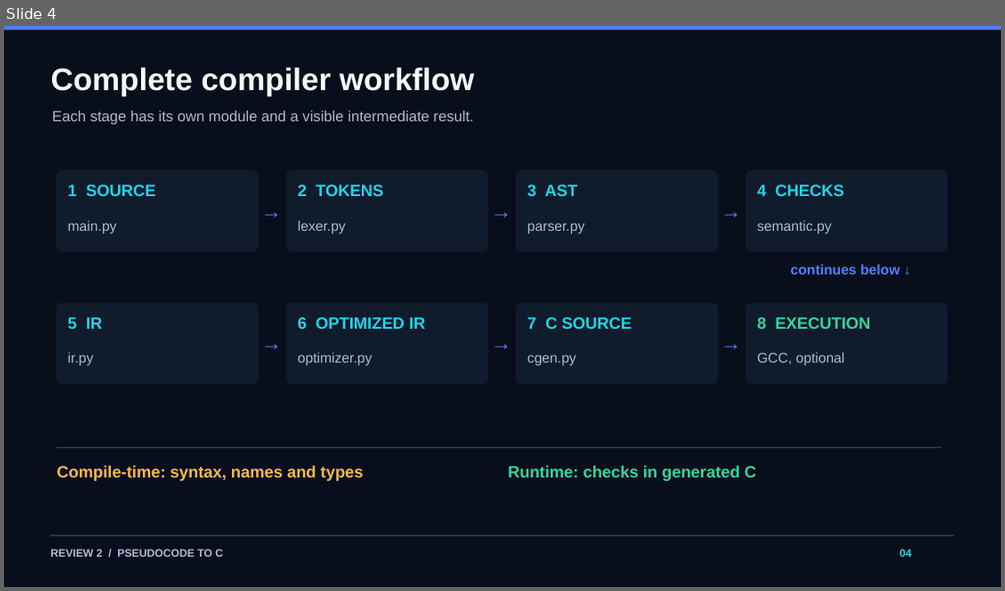
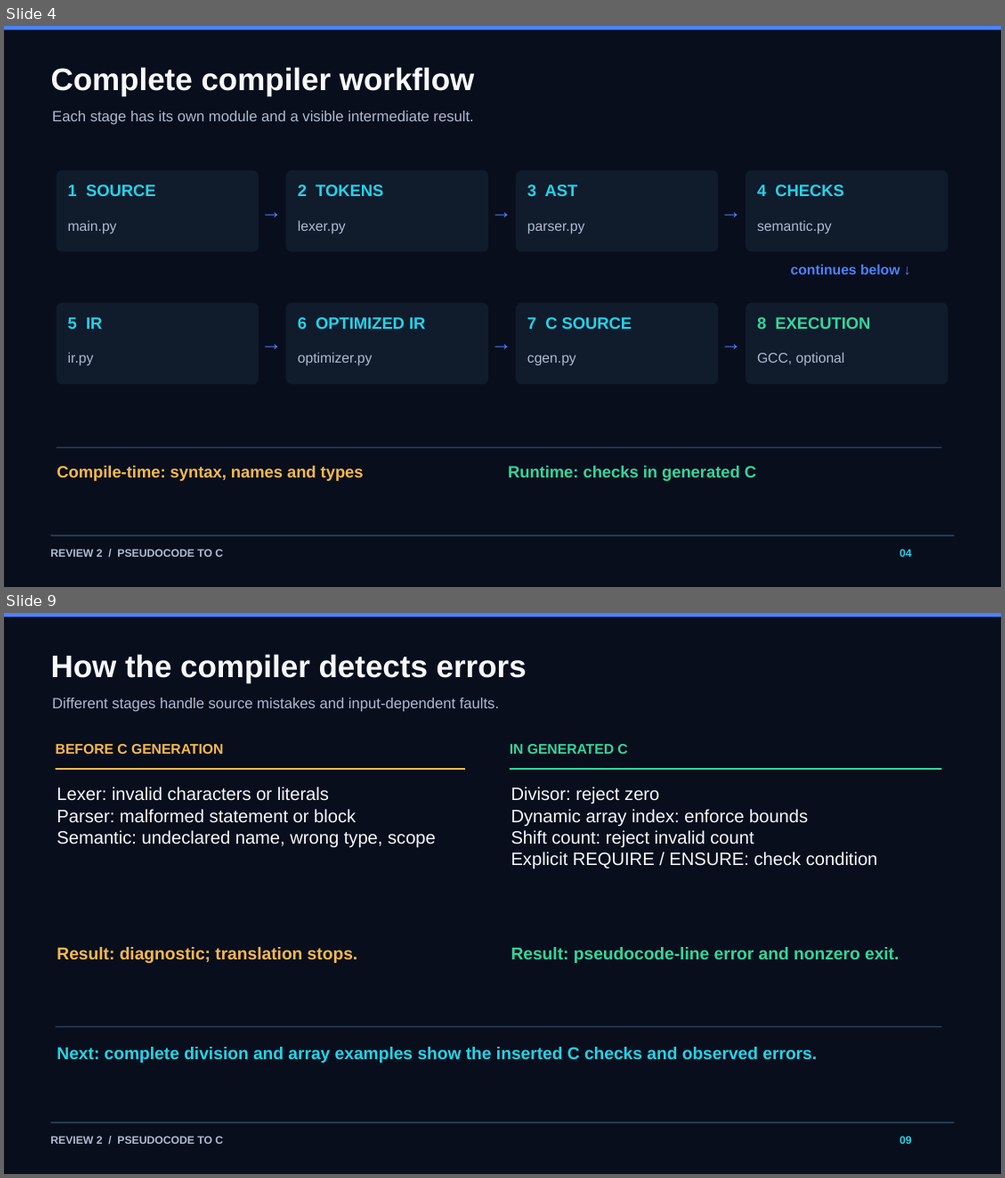
Before and after one commit to Sashwath-sash/pseudocode-to-c, a slide deck: docs/Pseudocode_to_C_Review2.pptx. Shown one above the other, each under a label of ours: slide 4 before the commit, slides 4 and 9 after it; the slides between them are not shown. The pictures are 1005x591 and 1005x1178 pixels, drawn with LibreOffice and Linux fonts; fonts in the diff are those of the drawing. Boxes give left, top, right and bottom in pixels: in the first picture for what was removed or moved away, otherwise in the second. Text is boxed around its words. In the diff, an @@ line names an element or a change of style, - is before the commit and + after.

```diff
--- a/docs/Pseudocode_to_C_Review2.pptx
+++ b/docs/Pseudocode_to_C_Review2.pptx
@@ slide 9 added at box(4, 613, 1001, 1174), background #080E1C @@
@@ rectangle added at box(4, 613, 1001, 617), fill #4C82FF @@
@@ text added at box(51, 654, 526, 683), 30 pt, text #F6F8FC, bold @@
+How the compiler detects errors
@@ text added at box(52, 698, 499, 712), 14.2 pt, text #AEBBD0 @@
+Different stages handle source mistakes and input-dependent faults.
@@ text added at box(56, 744, 223, 754), 13.5 pt, text #F6B94D, bold @@
+BEFORE C GENERATION
@@ text added at box(510, 744, 627, 754), 13.5 pt, text #33D69B, bold @@
+IN GENERATED C
@@ rectangle added at box(56, 768, 465, 770), fill #F6B94D @@
@@ rectangle added at box(510, 768, 942, 770), fill #33D69B @@
@@ text added at box(57, 787, 436, 848), 17.2 pt, text #F6F8FC @@
+Lexer: invalid characters or literals
+Parser: malformed statement or block
+Semantic: undeclared name, wrong type, scope
@@ text added at box(511, 787, 878, 869), 17.2 pt, text #F6F8FC @@
+Divisor: reject zero
+Dynamic array index: enforce bounds
+Shift count: reject invalid count
+Explicit REQUIRE / ENSURE: check condition
@@ text added at box(57, 947, 357, 963), 16.5 pt, text #F6B94D, bold @@
+Result: diagnostic; translation stops.
@@ text added at box(511, 947, 898, 963), 16.5 pt, text #33D69B, bold @@
+Result: pseudocode-line error and nonzero exit.
@@ rectangle added at box(56, 1026, 942, 1027), fill #29405D @@
@@ text added at box(57, 1046, 817, 1062), 16.5 pt, text #20D5EA, bold @@
+Next: complete division and array examples show the inserted C checks and observed errors.
@@ rectangle added at box(50, 1121, 954, 1123), fill #29405D @@
@@ text added at box(50, 1135, 223, 1143), 10.5 pt, text #AEBBD0, bold @@
+REVIEW 2 / PSEUDOCODE TO C
@@ text added at box(899, 1135, 912, 1143), 10.5 pt, text #20D5EA, bold @@
+09
```
Also in this commit, not shown: 6 slides changed, 2 other slides added.
